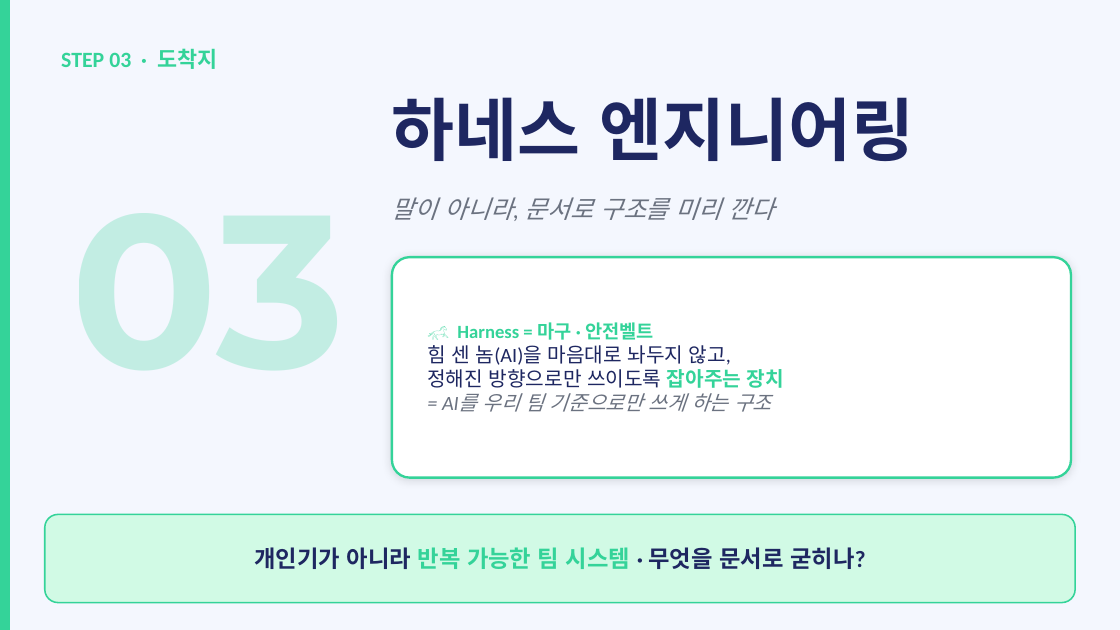
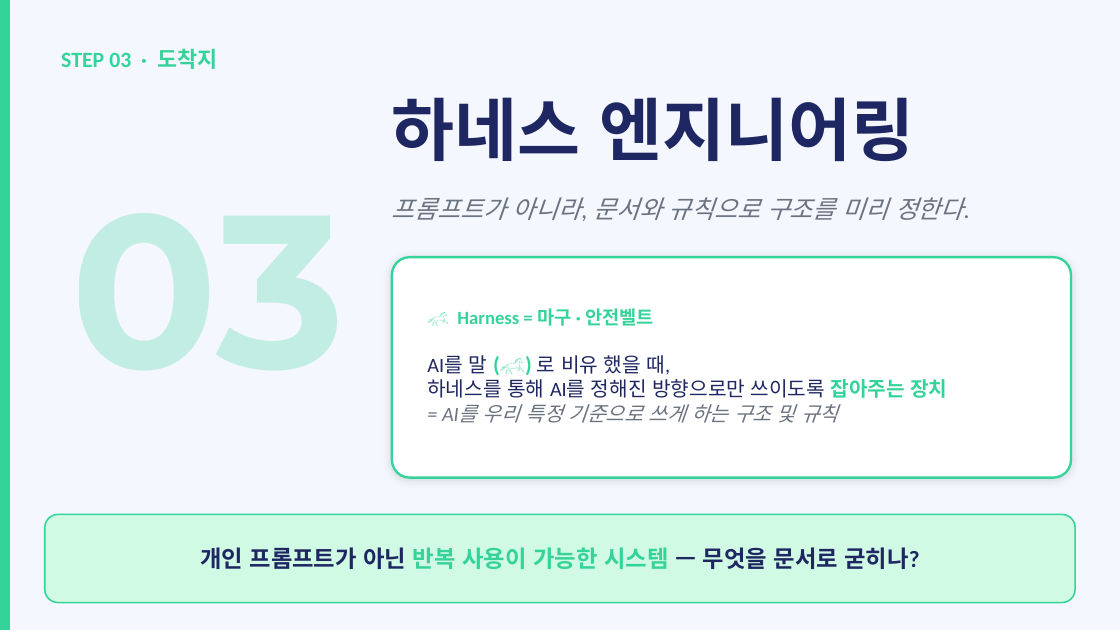
Before and after one commit to hb9397/ai-agent-harness-docs, a slide deck: slide 8 of education/vibe-coding-training/02_개념_서사.pptx. Drawn at 1120x630 pixels with LibreOffice and Linux fonts; fonts in the diff are those of the drawing. Boxes give left, top, right and bottom in pixels: in the first picture for what was removed or moved away, otherwise in the second. Text is boxed around its words. In the diff, an @@ line names an element or a change of style, - is before the commit and + after.

```diff
--- a/education/vibe-coding-training/02_개념_서사.pptx
+++ b/education/vibe-coding-training/02_개념_서사.pptx
@@ text at <box>392,197,964,220</box>: text changed @@
-말이 아니라, 문서로 구조를 미리 깐다
+프롬프트가 아니라, 문서와 규칙으로 구조를 미리 정한다.
@@ text at <box>427,355,947,423</box>: text changed @@
-힘 센 놈(AI)을 마음대로 놔두지 않고,
-정해진 방향으로만 쓰이도록 잡아주는 장치
-= AI를 우리 팀 기준으로만 쓰게 하는 구조
+AI를 말 (🐎) 로 비유 했을 때,
+하네스를 통해 AI를 정해진 방향으로만 쓰이도록 잡아주는 장치
+= AI를 우리 특정 기준으로 쓰게 하는 구조 및 규칙
@@ text at <box>200,547,919,569</box>: text changed @@
-개인기가 아니라 반복 가능한 팀 시스템 · 무엇을 문서로 굳히나?
+개인 프롬프트가 아닌 반복 사용이 가능한 시스템 — 무엇을 문서로 굳히나?
```
Also in this commit, not shown: 7 other slides changed, 3 other files.
